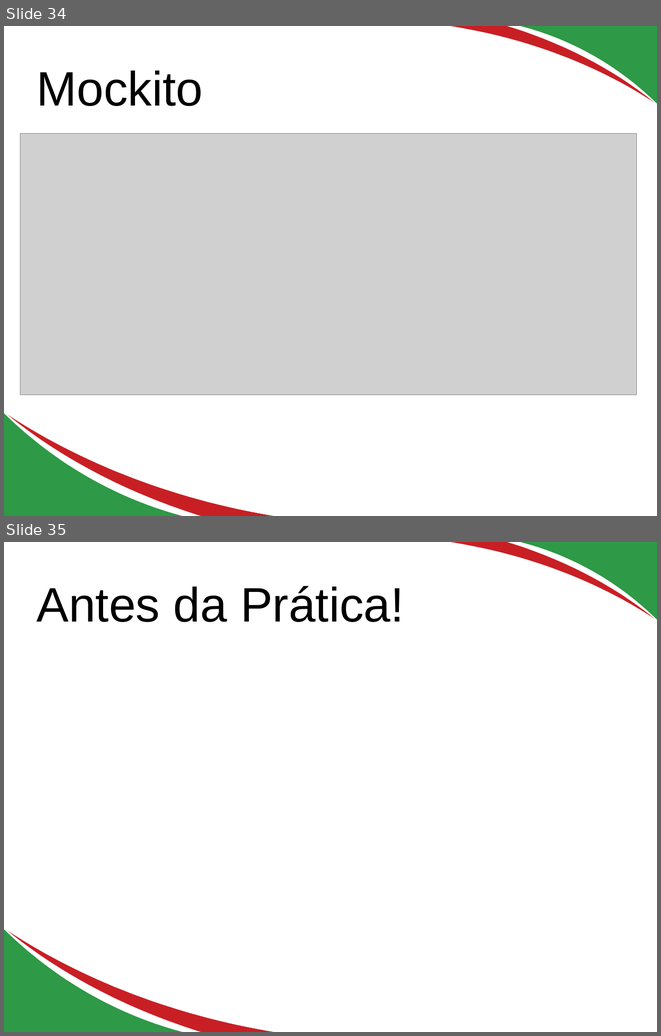
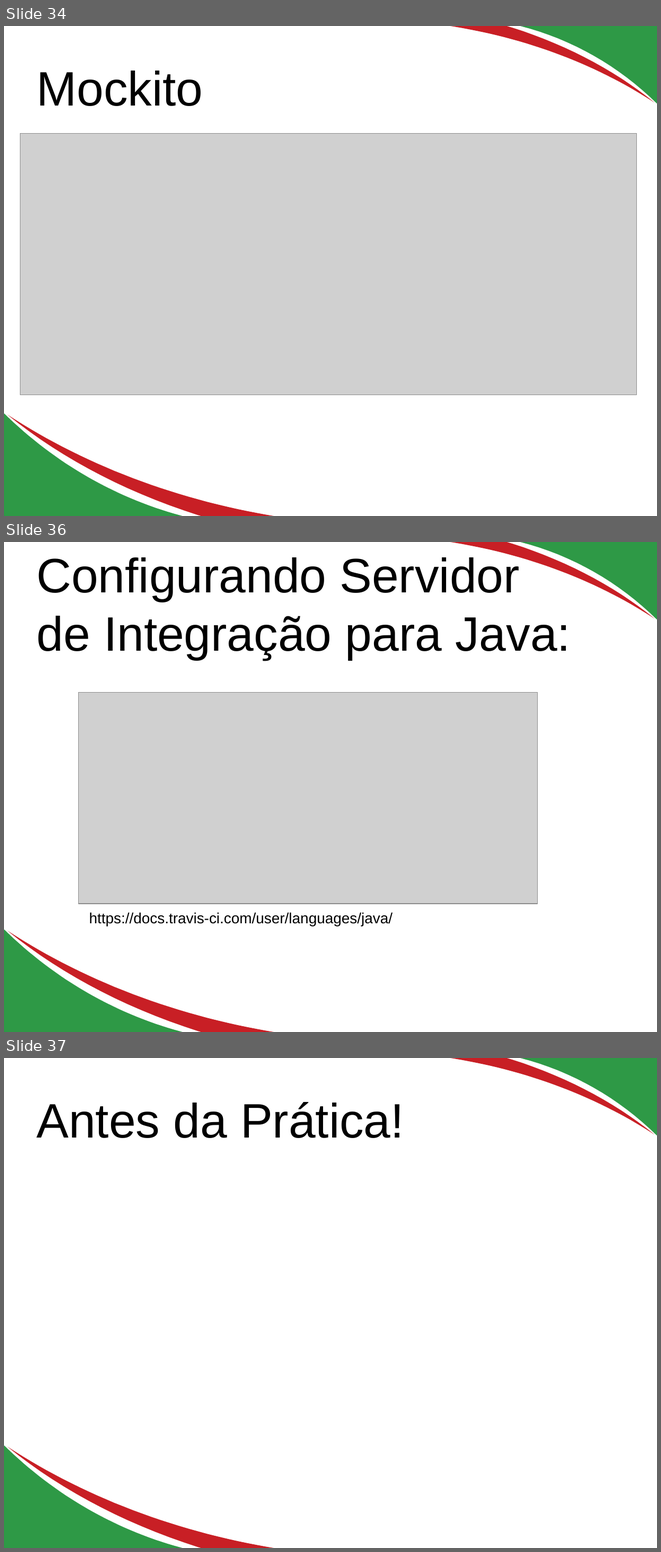
Before and after one commit to edusantana/testes-em-java-parte1, a slide deck: docs/Testes em java.odp. Shown one above the other, each under a label of ours: slides 34 and 35 before the commit, slides 34, 36 and 37 after it; the slides between them are not shown. The pictures are 661x1036 and 661x1552 pixels, drawn with LibreOffice and Linux fonts; fonts in the diff are those of the drawing; grey boxes stand for pictures. Boxes give left, top, right and bottom in pixels: in the first picture for what was removed or moved away, otherwise in the second. Text is boxed around its words. In the diff, an @@ line names an element or a change of style, - is before the commit and + after.

Commit message:
Apresentação update

```diff
--- a/docs/Testes em java.odp
+++ b/docs/Testes em java.odp
@@ slide 36 added at (x1=4, y1=542, x2=657, y2=1032), background #FFFFFF; not listed: 4 template elements that a slide beside it also shows @@
@@ title added at (x1=37, y1=554, x2=571, y2=660), 58.7 pt, text #000000 @@
+Configurando Servidor
+de Integração para Java:
@@ picture added at (x1=79, y1=693, x2=538, y2=903) @@
@@ text added at (x1=89, y1=912, x2=393, y2=926), 18 pt, text #000000 @@
+https://docs.travis-ci.com/user/languages/java/
@@ what was slide 35 is now slide 37 @@
```
Also in this commit, not shown: 1 other slide added.
